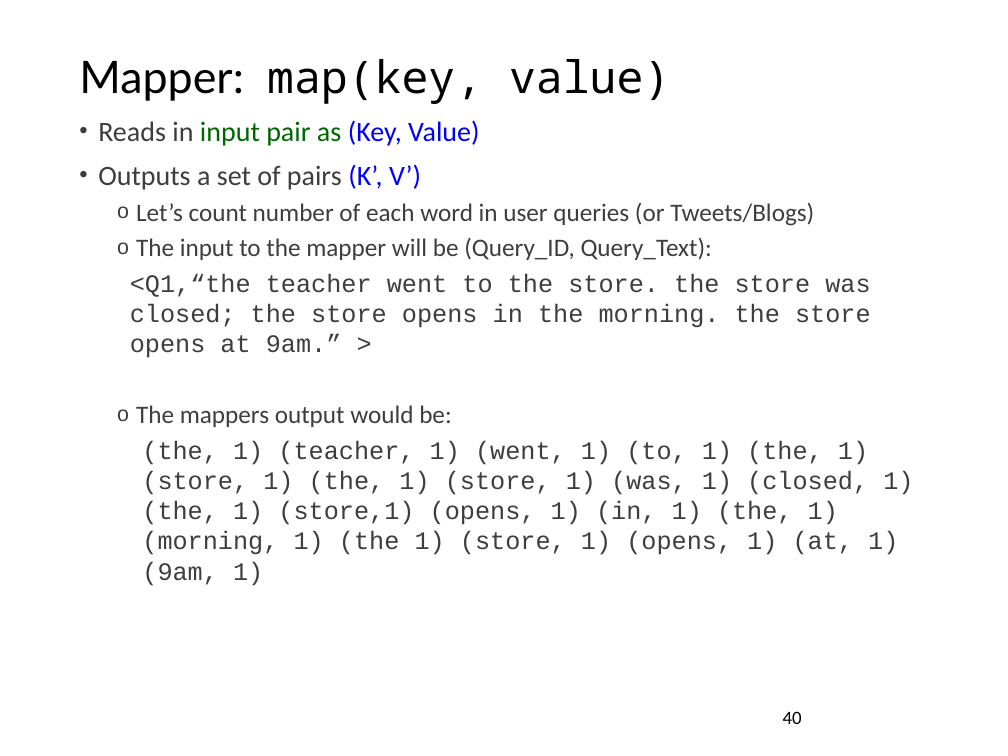
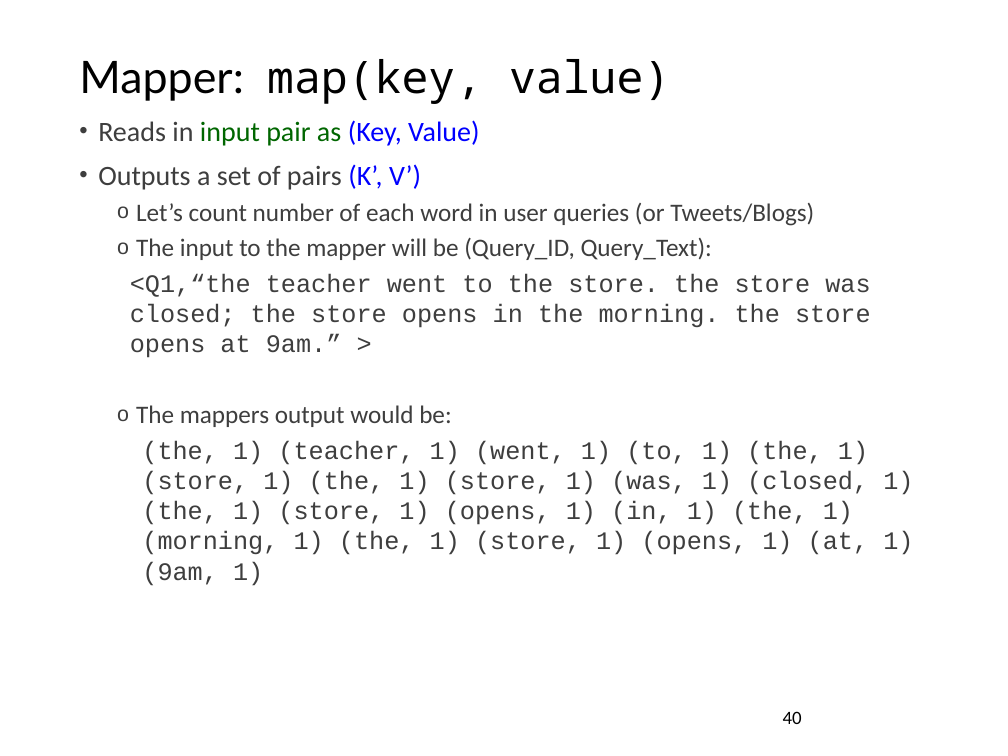
Before and after one commit to mahmoudparsian/big-data-modeling, a slide deck: slide 40 of slides/mapreduce/mapreduce_by_Mahmoud_Parsian/03_introduction_to_mapreduce.pptx. Drawn at 1008x756 pixels with LibreOffice and Linux fonts; fonts in the diff are those of the drawing; background and template pictures are left out. Boxes give left, top, right and bottom in pixels: in the first picture for what was removed or moved away, otherwise in the second. Text is boxed around its words. In the diff, an @@ line names an element or a change of style, - is before the commit and + after.

```diff
--- a/slides/mapreduce/mapreduce_by_Mahmoud_Parsian/03_introduction_to_mapreduce.pptx
+++ b/slides/mapreduce/mapreduce_by_Mahmoud_Parsian/03_introduction_to_mapreduce.pptx
@@ text at <box>142,440,913,586</box>: text changed @@
-  (the, 1) (teacher, 1) (went, 1) (to, 1) (the, 1) (store, 1) (the, 1) (store, 1) (was, 1) (closed, 1) (the, 1) (store,1) (opens, 1) (in, 1) (the, 1) (morning, 1) (the 1) (store, 1) (opens, 1) (at, 1) (9am, 1)
+  (the, 1) (teacher, 1) (went, 1) (to, 1) (the, 1) (store, 1) (the, 1) (store, 1) (was, 1) (closed, 1) (the, 1) (store, 1) (opens, 1) (in, 1) (the, 1) (morning, 1) (the, 1) (store, 1) (opens, 1) (at, 1) (9am, 1)
```
Also in this commit, not shown: 19 other slides changed, 11 other files.
